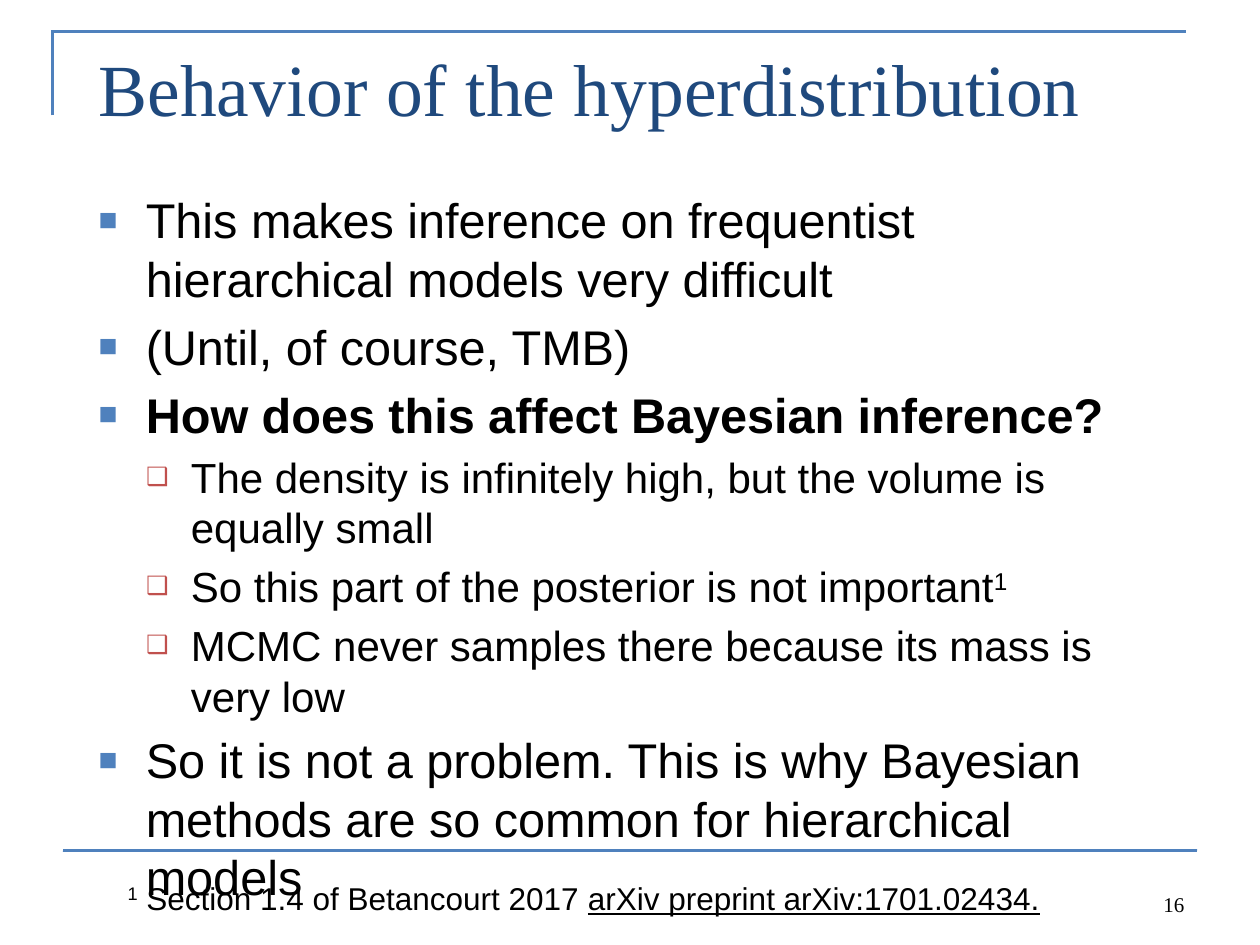
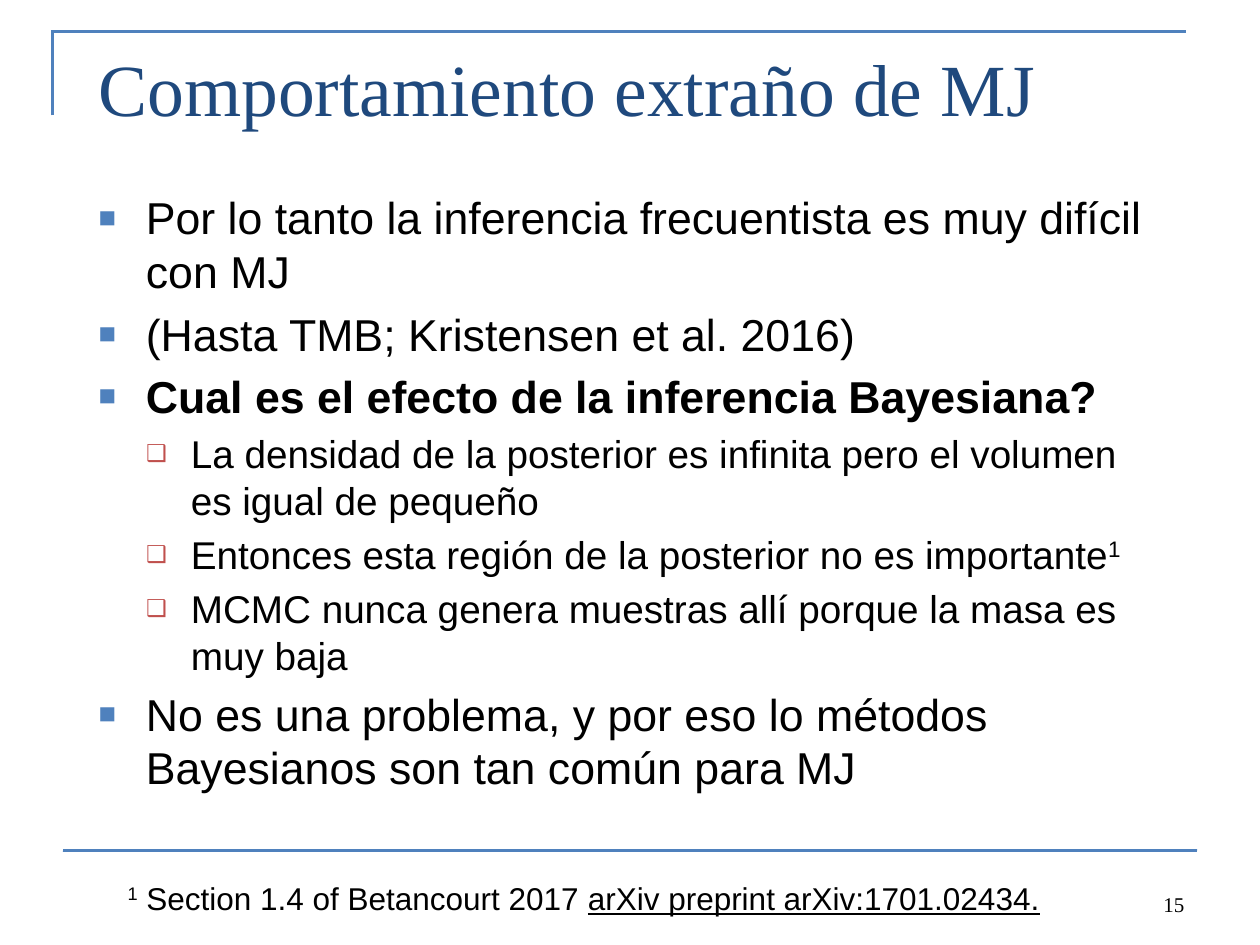
Before and after one commit to colemonnahan/bayes_workshop, a slide deck: slide 15 of dia4/lecture4_hierarchical.pptx (slide 16 before the commit). Drawn at 1260x945 pixels with LibreOffice and Linux fonts; fonts in the diff are those of the drawing. Boxes give left, top, right and bottom in pixels: in the first picture for what was removed or moved away, otherwise in the second. Text is boxed around its words. In the diff, an @@ line names an element or a change of style, - is before the commit and + after.

```diff
--- a/dia4/lecture4_hierarchical.pptx
+++ b/dia4/lecture4_hierarchical.pptx
@@ title at [99, 65, 1035, 130]: text changed @@
-Behavior of the hyperdistribution
+Comportamiento extraño de MJ
@@ text at [146, 201, 1141, 794]: text changed; size 27.8 to 25.5 pt @@
-■ This makes inference on frequentist hierarchical models very difficult
-■ (Until, of course, TMB)
-■ How does this affect Bayesian inference?
-  ❑ The density is infinitely high, but the volume is equally small
-  ❑ So this part of the posterior is not important1
-  ❑ MCMC never samples there because its mass is very low
-■ So it is not a problem. This is why Bayesian methods are so common for hierarchical models
+■ Por lo tanto la inferencia frecuentista es muy difícil con MJ
+■ (Hasta TMB; Kristensen et al. 2016)
+■ Cual es el efecto de la inferencia Bayesiana?
+  ❑ La densidad de la posterior es infinita pero el volumen es igual de pequeño
+  ❑ Entonces esta región de la posterior no es importante1
+  ❑ MCMC nunca genera muestras allí porque la masa es muy baja
+■ No es una problema, y por eso lo métodos Bayesianos son tan común para MJ
@@ page number at [1163, 898, 1184, 913]: text changed @@
-16
+15
```
Also in this commit, not shown: 9 other slides changed, 6 slides added, 7 slides removed, 11 other files.
